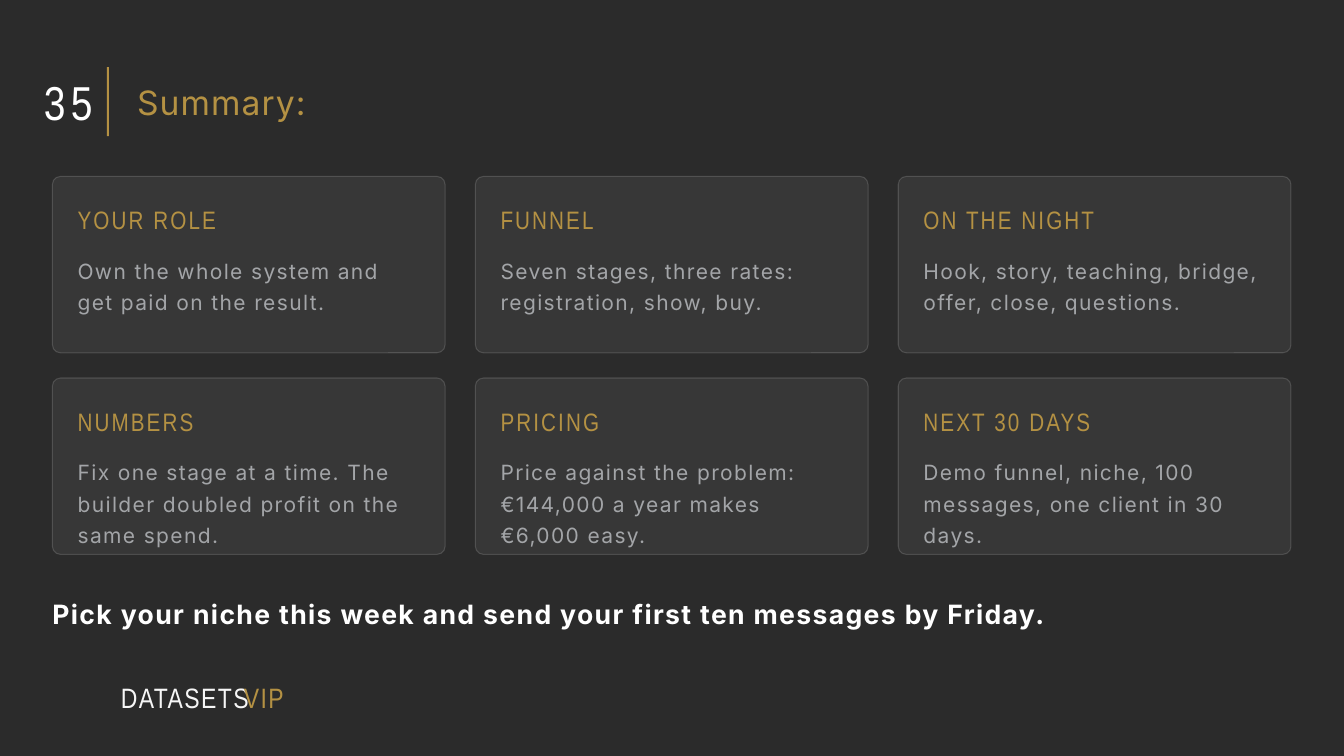
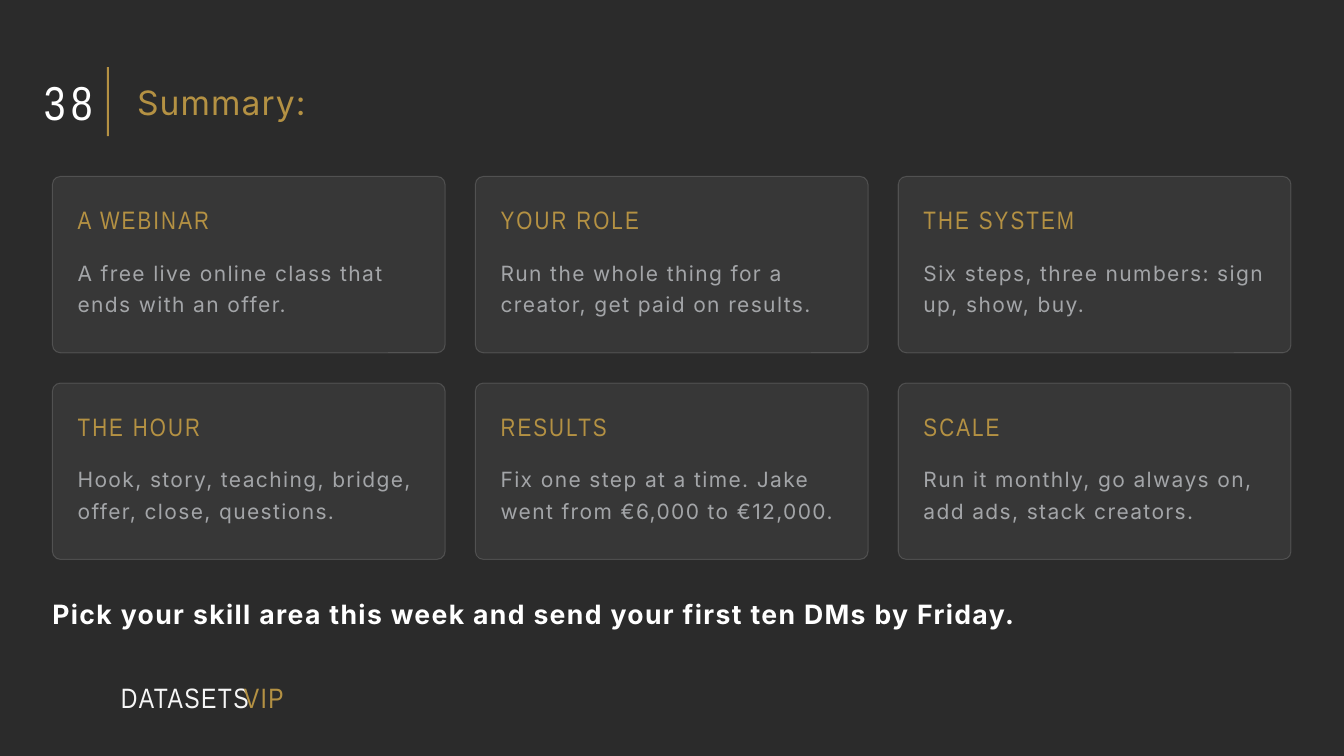
Before and after one commit to NMD2K15/nayscale-landing, a slide deck: slide 44 of vip/webinar-growth-specialist/The Webinar Growth Specialist.pptx (slide 40 before the commit). Drawn at 1344x756 pixels with LibreOffice and Linux fonts; fonts in the diff are those of the drawing; background and template pictures are left out; a plain dark background stands for a picture behind light text. Boxes give left, top, right and bottom in pixels: in the first picture for what was removed or moved away, otherwise in the second. Text is boxed around its words. In the diff, an @@ line names an element or a change of style, - is before the commit and + after.

```diff
--- a/vip/webinar-growth-specialist/The Webinar Growth Specialist.pptx
+++ b/vip/webinar-growth-specialist/The Webinar Growth Specialist.pptx
@@ text at bbox=[44, 86, 93, 121]: text changed @@
-35
+38
@@ text at bbox=[78, 211, 209, 229]: text changed @@
-YOUR ROLE
+A WEBINAR
@@ text at bbox=[501, 211, 638, 229]: text changed @@
-FUNNEL
+YOUR ROLE
@@ text at bbox=[923, 211, 1074, 229]: text changed @@
-ON THE NIGHT
+THE SYSTEM
@@ text at bbox=[78, 265, 382, 312]: text changed @@
-Own the whole system and get paid on the result.
+A free live online class that ends with an offer.
@@ text at bbox=[501, 265, 810, 317]: text changed @@
-Seven stages, three rates: registration, show, buy.
+Run the whole thing for a creator, get paid on results.
@@ text at bbox=[923, 265, 1263, 316]: text changed @@
-Hook, story, teaching, bridge, offer, close, questions.
+Six steps, three numbers: sign up, show, buy.
@@ 3 rounded rectangles: place and size @@
-3 rounded rectangles at bbox=[52, 378, 1292, 555]
+3 rounded rectangles at bbox=[52, 383, 1292, 560]
@@ text at bbox=[78, 418, 200, 436]: text changed @@
-NUMBERS
+THE HOUR
@@ text at bbox=[501, 418, 607, 436]: text changed @@
-PRICING
+RESULTS
@@ text at bbox=[923, 418, 999, 436]: text changed @@
-NEXT 30 DAYS
+SCALE
@@ text at bbox=[78, 471, 410, 523]: text changed @@
-Fix one stage at a time. The builder doubled profit on the same spend.
+Hook, story, teaching, bridge, offer, close, questions.
@@ text at bbox=[501, 471, 833, 523]: text changed @@
-Price against the problem: €144,000 a year makes €6,000 easy.
+Fix one step at a time. Jake went from €6,000 to €12,000.
@@ text at bbox=[923, 471, 1251, 523]: text changed @@
-Demo funnel, niche, 100 messages, one client in 30 days.
+Run it monthly, go always on, add ads, stack creators.
@@ text at bbox=[52, 603, 1014, 629]: text changed @@
-Pick your niche this week and send your first ten messages by Friday.
+Pick your skill area this week and send your first ten DMs by Friday.
```
Also in this commit, not shown: 30 other slides changed, 12 slides added, 8 slides removed, 5 other files.
